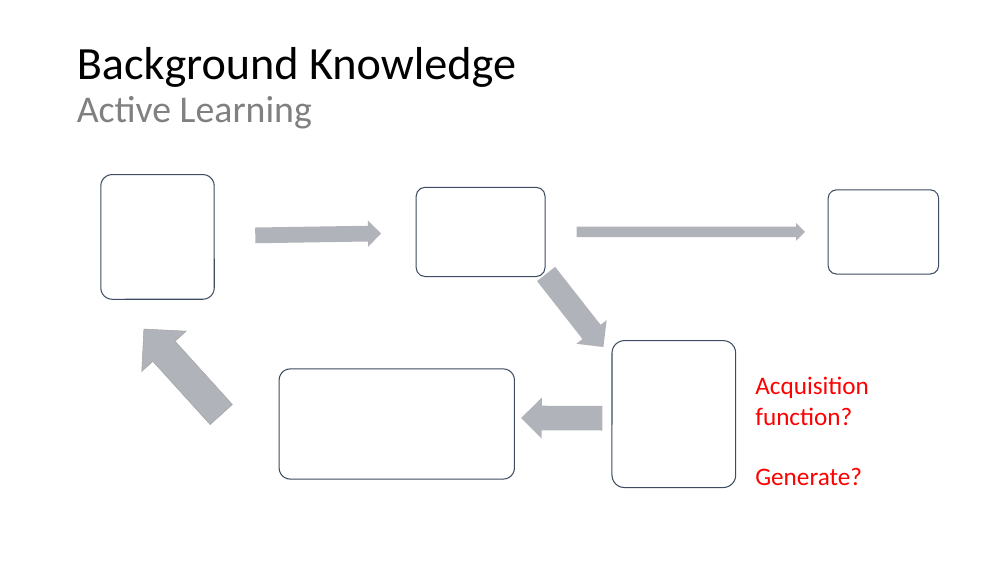
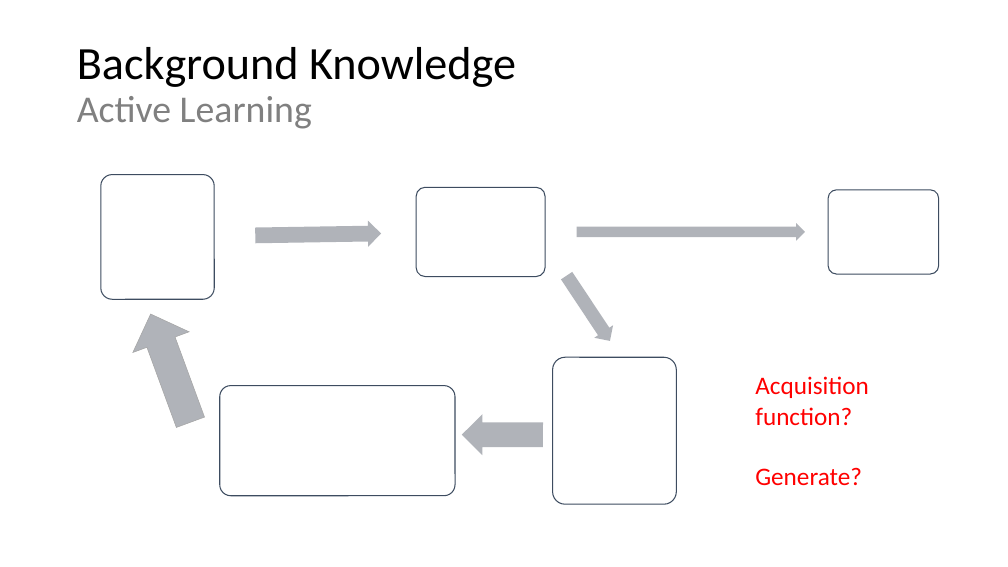
Before and after one commit to Adamli12/M-protein, a slide deck: slide 9 of report/M-protain_active_generative.pptx. Drawn at 1008x567 pixels with LibreOffice and Linux fonts; fonts in the diff are those of the drawing. Boxes give left, top, right and bottom in pixels: in the first picture for what was removed or moved away, otherwise in the second. Text is boxed around its words. In the diff, an @@ line names an element or a change of style, - is before the commit and + after.

```diff
--- a/report/M-protain_active_generative.pptx
+++ b/report/M-protain_active_generative.pptx
@@ right arrow at [557, 269, 620, 348]: rotation 51 to 56 degrees @@
@@ down arrow at [123, 304, 219, 433]: rotation 137 to 159 degrees @@
@@ 2 rounded rectangles, 1 right arrow: place and size @@
-2 rounded rectangles, 1 right arrow at [279, 341, 737, 488]
+2 rounded rectangles, 1 right arrow at [220, 358, 677, 504]
```
Also in this commit, not shown: 24 other files.
